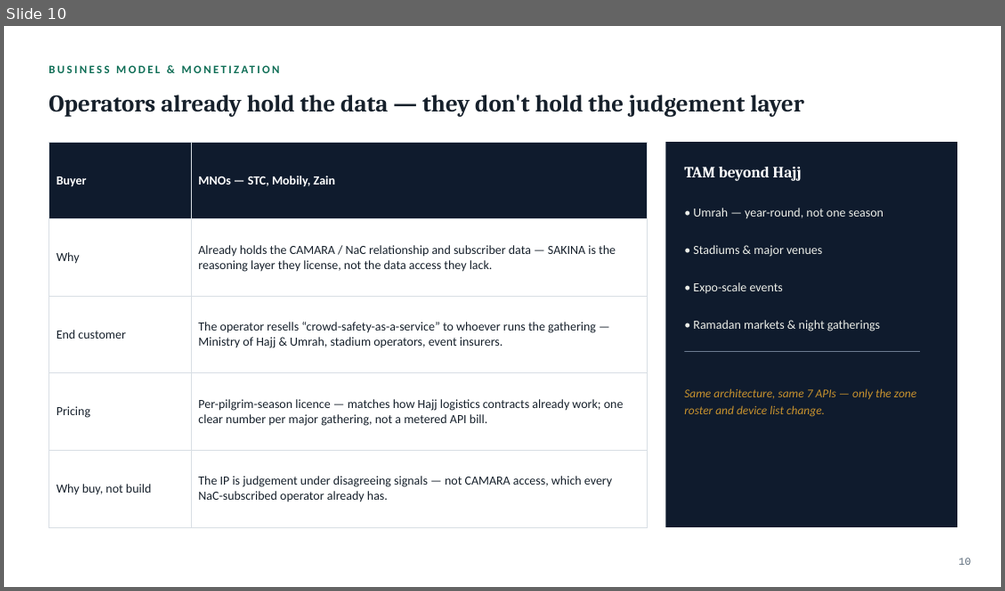
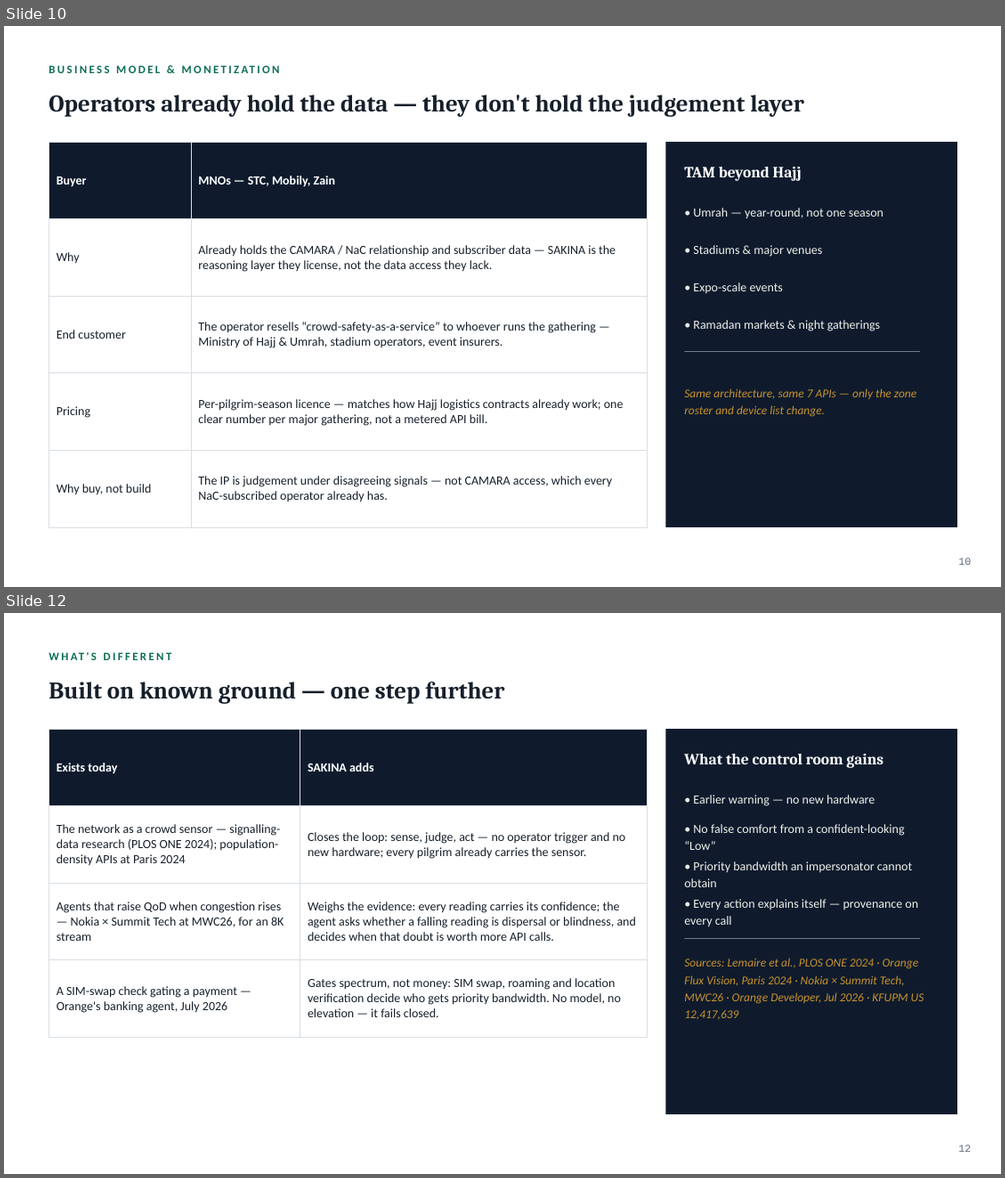
Before and after one commit to MhmoodHmmam/sakina, a slide deck: SAKINA_Pitch_Deck.pptx. Shown one above the other, each under a label of ours: slide 10 before the commit, slides 10 and 12 after it; the slides between them are not shown. The pictures are 1005x591 and 1005x1178 pixels, drawn with LibreOffice and Linux fonts; fonts in the diff are those of the drawing. Boxes give left, top, right and bottom in pixels: in the first picture for what was removed or moved away, otherwise in the second. Text is boxed around its words. In the diff, an @@ line names an element or a change of style, - is before the commit and + after.

```diff
--- a/SAKINA_Pitch_Deck.pptx
+++ b/SAKINA_Pitch_Deck.pptx
@@ slide 12 added at bbox=[4, 613, 1001, 1174], background #FFFFFF @@
@@ text added at bbox=[91, 652, 97, 660], 11 pt, text #0F6E56, bold @@
+WHAT'S DIFFERENT
@@ text added at bbox=[48, 682, 504, 704], 23 pt, text #16202B, bold @@
+Built on known ground — one step further
@@ table added at bbox=[48, 729, 647, 1114], 4 rows, 2 columns @@
+Exists today | SAKINA adds
+The network as a crowd sensor — signalling-data research (PLOS ONE 2024); population-density APIs at Paris 2024 | Closes the loop: sense, judge, act — no operator trigger and no new hardware; every pilgrim already carries the sensor.
+Agents that raise QoD when congestion rises — Nokia × Summit Tech at MWC26, for an 8K stream | Weighs the evidence: every reading carries its confidence; the agent asks whether a falling reading is dispersal or blindness, and decides when that doubt is worth more API calls.
+A SIM-swap check gating a payment — Orange's banking agent, July 2026 | Gates spectrum, not money: SIM swap, roaming and location verification decide who gets priority bandwidth. No model, no elevation — it fails closed.
@@ rectangle added at bbox=[666, 729, 957, 1114], fill #0F1B2D @@
@@ text added at bbox=[684, 754, 883, 768], 15 pt, text #FFFFFF, bold @@
+What the control room gains
@@ text added at bbox=[693, 795, 874, 806], 12 pt, text #EDEFE9 @@
+• Earlier warning — no new hardware
@@ text added at bbox=[684, 824, 904, 850], 12 pt, text #EDEFE9 @@
+• No false comfort from a confident-looking “Low”
@@ text added at bbox=[684, 861, 912, 887], 12 pt, text #EDEFE9 @@
+• Priority bandwidth an impersonator cannot obtain
@@ text added at bbox=[684, 899, 918, 927], 12 pt, text #EDEFE9 @@
+• Every action explains itself — provenance on every call
@@ text added at bbox=[684, 957, 924, 1020], 11.5 pt, text #C7922E, italic @@
+Sources: Lemaire et al., PLOS ONE 2024 · Orange Flux Vision, Paris 2024 · Nokia × Summit Tech, MWC26 · Orange Developer, Jul 2026 · KFUPM US 12,417,639
@@ line added from (685, 938) to (920, 938), #9FB0C7 0.5 pt @@
@@ text added at bbox=[958, 1144, 971, 1151], 10 pt, text #5B6B7A @@
+12
```
Also in this commit, not shown: 5 slides changed, 1 other file.
